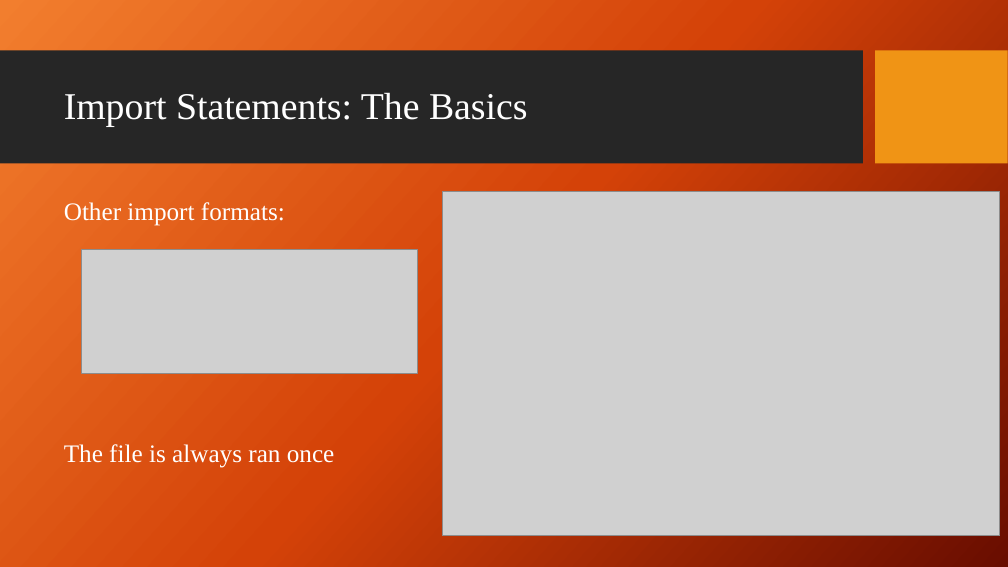
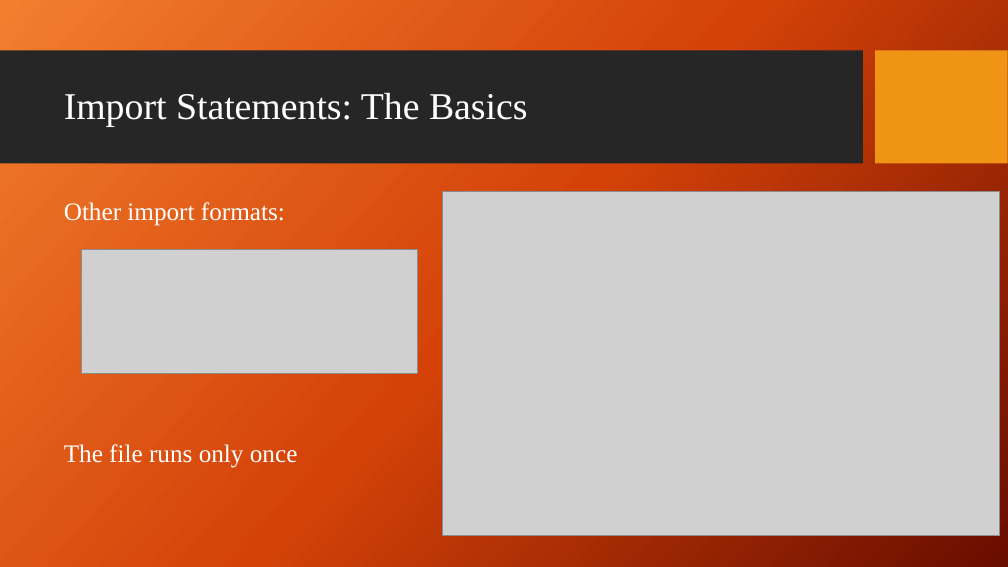
Before and after one commit to giganano/PythonBootcamp, a slide deck: slide 5 of slides/imports.pptx. Drawn at 1008x567 pixels with LibreOffice and Linux fonts; fonts in the diff are those of the drawing; grey boxes stand for pictures; background and template pictures are left out. Boxes give left, top, right and bottom in pixels: in the first picture for what was removed or moved away, otherwise in the second. Text is boxed around its words. In the diff, an @@ line names an element or a change of style, - is before the commit and + after.

```diff
--- a/slides/imports.pptx
+++ b/slides/imports.pptx
@@ text at box(64, 444, 298, 468): text changed @@
-The file is always ran once
+The file runs only once
```
Also in this commit, not shown: 4 other slides changed, 3 other files.
